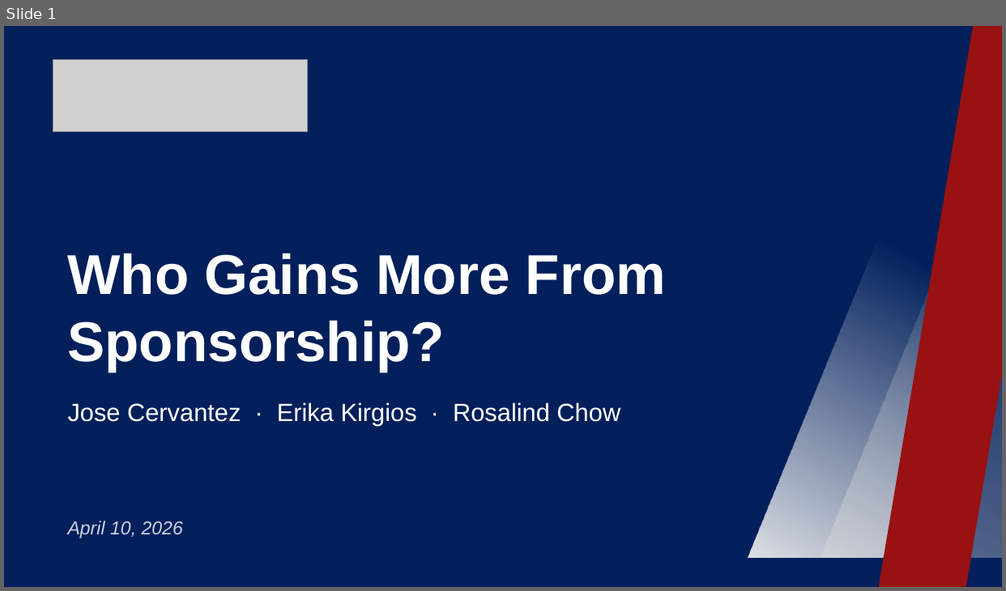
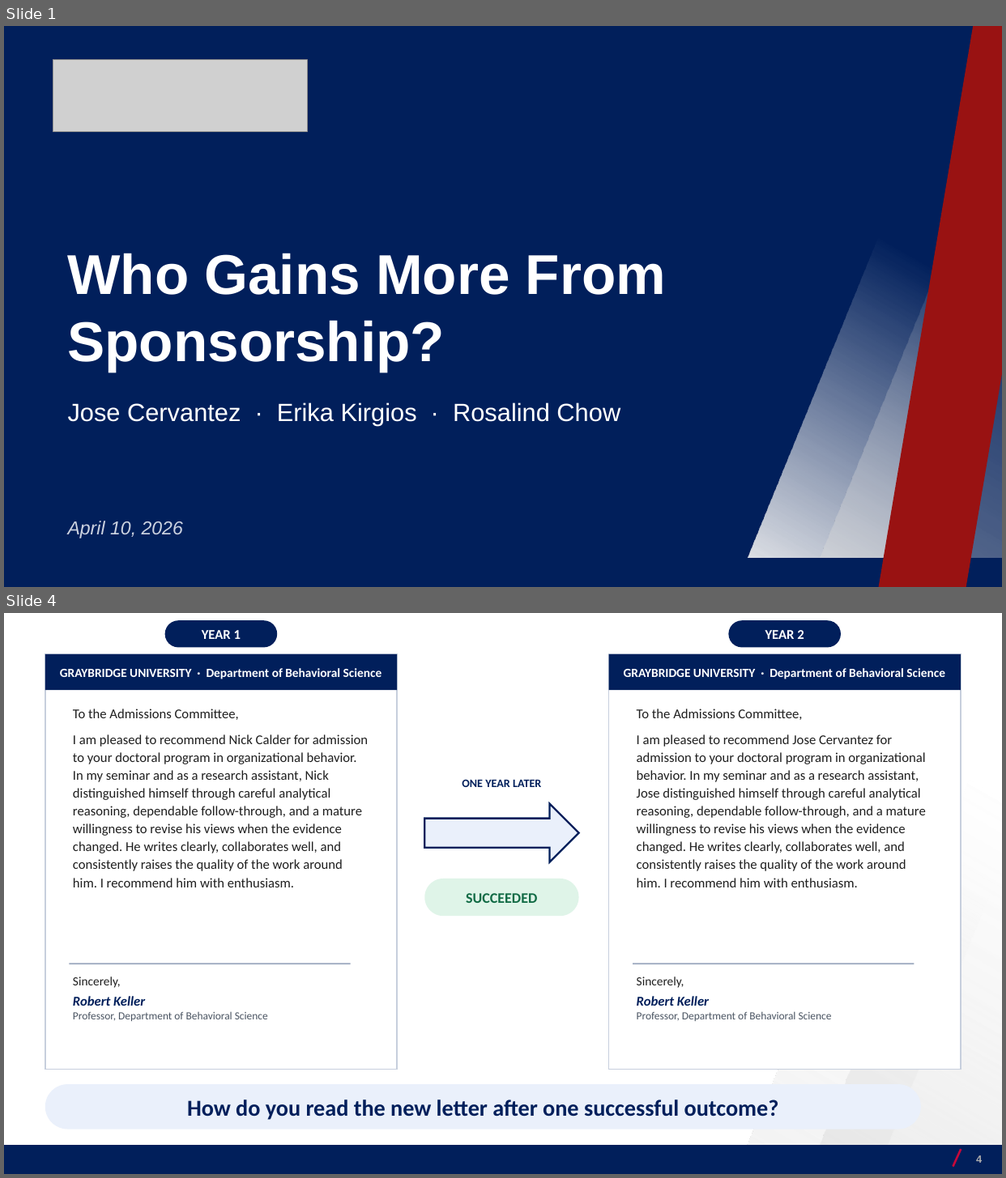
Before and after one commit to josecerv/sponsorship-network, a slide deck: docs/UChicago-0410.pptx. Shown one above the other, each under a label of ours: slide 1 before the commit, slides 1 and 4 after it; the slides between them are not shown. The pictures are 1006x591 and 1006x1178 pixels, drawn with LibreOffice and Linux fonts; fonts in the diff are those of the drawing; grey boxes stand for pictures; background and template pictures are left out. Boxes give left, top, right and bottom in pixels: in the first picture for what was removed or moved away, otherwise in the second. Text is boxed around its words. In the diff, an @@ line names an element or a change of style, - is before the commit and + after.

```diff
--- a/docs/UChicago-0410.pptx
+++ b/docs/UChicago-0410.pptx
@@ slide 4 added at [4,613,1002,1174], background #FFFFFF; not listed: 4 template elements that a slide beside it also shows @@
@@ rounded rectangle added at [165,620,277,648], fill #011F5B, 13 pt, text #FFFFFF, bold @@
+YEAR 1
@@ rounded rectangle added at [729,620,841,648], fill #011F5B, 13 pt, text #FFFFFF, bold @@
+YEAR 2
@@ rectangle added at [45,654,397,1070], fill #FFFFFF, outline #C7CFDD 1.25 pt @@
@@ rectangle added at [45,654,397,690], fill #011F5B, 12 pt, text #FFFFFF, bold @@
+GRAYBRIDGE UNIVERSITY · Department of Behavioral Science
@@ rectangle added at [609,654,961,1070], fill #FFFFFF, outline #C7CFDD 1.25 pt @@
@@ rectangle added at [609,654,961,690], fill #011F5B, 12 pt, text #FFFFFF, bold @@
+GRAYBRIDGE UNIVERSITY · Department of Behavioral Science
@@ text added at [73,709,368,888], 13 pt, text #1F1F1F @@
+To the Admissions Committee,
+I am pleased to recommend Nick Calder for admission to your doctoral program in organizational behavior. In my seminar and as a research assistant, Nick distinguished himself through careful analytical reasoning, dependable follow-through, and a mature willingness to revise his views when the evidence changed. He writes clearly, collaborates well, and consistently raises the quality of the work around him. I recommend him with enthusiasm.
@@ text added at [637,709,926,888], 13 pt, text #1F1F1F @@
+To the Admissions Committee,
+I am pleased to recommend Jose Cervantez for admission to your doctoral program in organizational behavior. In my seminar and as a research assistant, Jose distinguished himself through careful analytical reasoning, dependable follow-through, and a mature willingness to revise his views when the evidence changed. He writes clearly, collaborates well, and consistently raises the quality of the work around him. I recommend him with enthusiasm.
@@ text added at [462,779,541,787], 11 pt, text #011F5B, bold @@
+ONE YEAR LATER
@@ right arrow added at [424,804,579,862], fill #EAF0FB, outline #011F5B 1.75 pt @@
@@ rounded rectangle added at [424,879,579,916], fill #DFF4E8, 14 pt, text #116B45, bold @@
+SUCCEEDED
@@ rectangle added at [69,964,351,965], fill #9AA7BD @@
@@ text added at [73,977,268,1021], 10.5 pt, text #4B5563 @@
+Sincerely,
+Robert Keller
+Professor, Department of Behavioral Science
@@ rectangle added at [633,964,914,965], fill #9AA7BD @@
@@ text added at [637,977,832,1021], 10.5 pt, text #4B5563 @@
+Sincerely,
+Robert Keller
+Professor, Department of Behavioral Science
@@ rounded rectangle added at [45,1084,921,1130], fill #EAF0FB, 22 pt, text #011F5B, bold @@
+How do you read the new letter after one successful outcome?
@@ page number added at [976,1156,982,1163], 10 pt, text #AFAFAF, bold @@
+4
```
Also in this commit, not shown: 9 slides changed, 7 other slides added, 2 slides removed, 7 other files.
